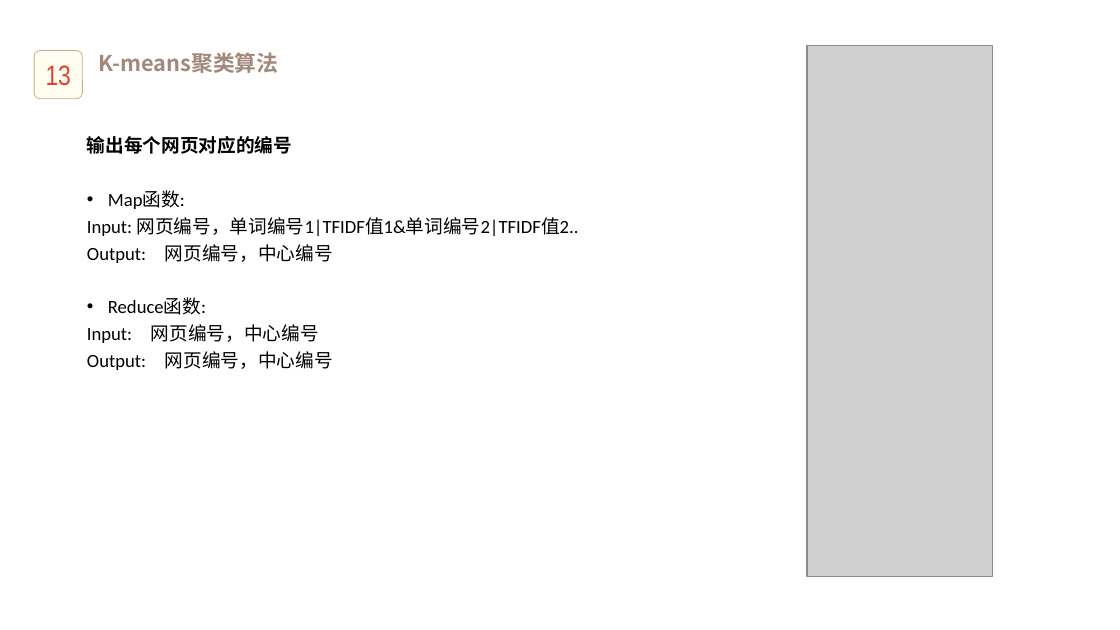
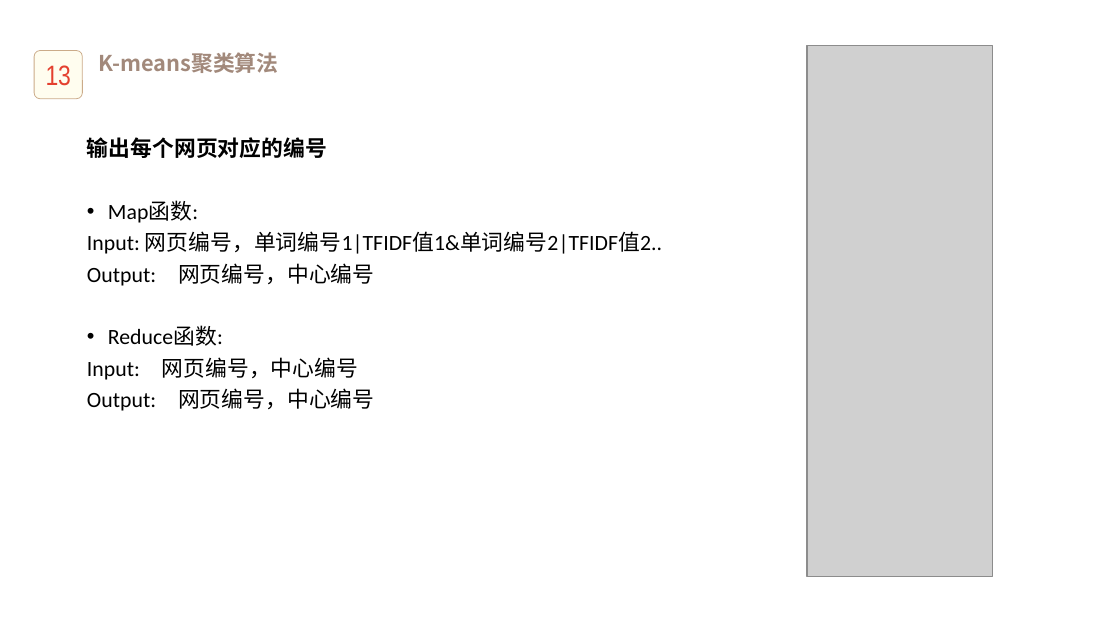
Before and after one commit to CRayFish07/webKmeans, a slide deck: slide 13 of Document/展示.pptx. Drawn at 1120x630 pixels with LibreOffice and Linux fonts; fonts in the diff are those of the drawing; grey boxes stand for pictures; background and template pictures are left out. Boxes give left, top, right and bottom in pixels: in the first picture for what was removed or moved away, otherwise in the second. Text is boxed around its words. In the diff, an @@ line names an element or a change of style, - is before the commit and + after.

```diff
--- a/Document/展示.pptx
+++ b/Document/展示.pptx
@@ text "输出每个网页对应的编号" at bbox=[87, 137, 662, 411]: size 12 to 14 pt @@
```
Also in this commit, not shown: 9 other slides changed.
